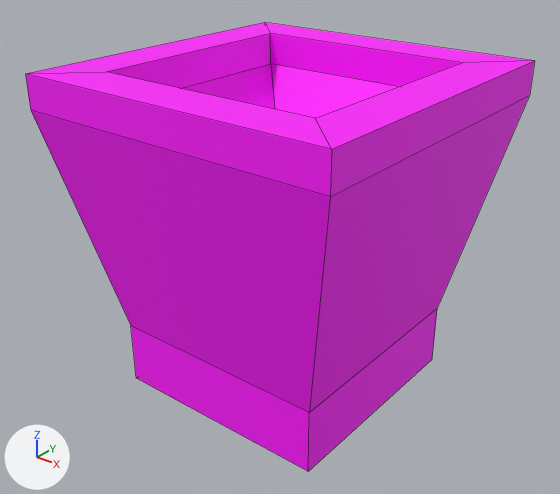
Renders of the OBJ model resources/assets/taam/models/block/chute.obj from each side of a commit.
Camera for both pictures: a camera (50 mm lens) standing at (1.825, -2.192, 1.489) and looking at (0.495, -0.53, 0.458). Arrows for +X, +Y and +Z are at lower left; the lights stay in place. Mesh edges are drawn as thin lines. Where no turn or scale is listed for an object, it has been applied to the vertices.

In view in the first picture: 'Chute_chutemdl'.
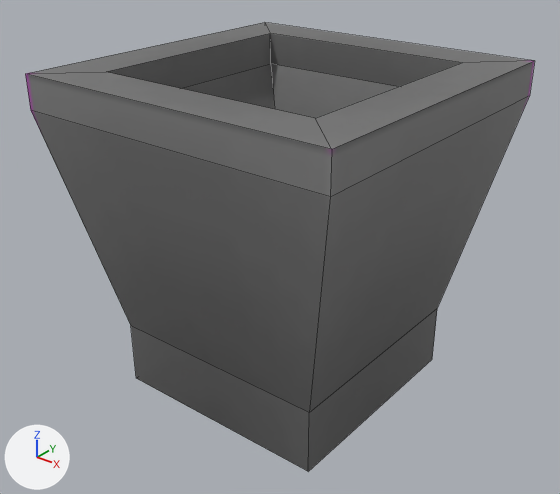
Where the change shows, as pixel boxes (x1, y1, x2, y2) in the pictures (560 x 494 px):
part 1 of me_chute_chutemdl, surface changed (pink to grey)
    both: (26, 22, 534, 471)

The edits, one by one:
me_chute_chutemdl has 28 vertices, 26 faces and spans x 0.0..1.0, y -1.0..0.0, z 0.0..1.0.
me_chute_chutemdl is used by ob_chute_chutemdl; location (0.0, 0.0, 0.0).
me_chute_chutemdl part 1: 26 kept faces spanning x 0.0..1.0, y -1.0..0.0, z 0.0..1.0 get new texture (UV) coordinates.
me_chute_chutemdl no longer uses material mat_conveyor_none (picture img_conveyor_png).
